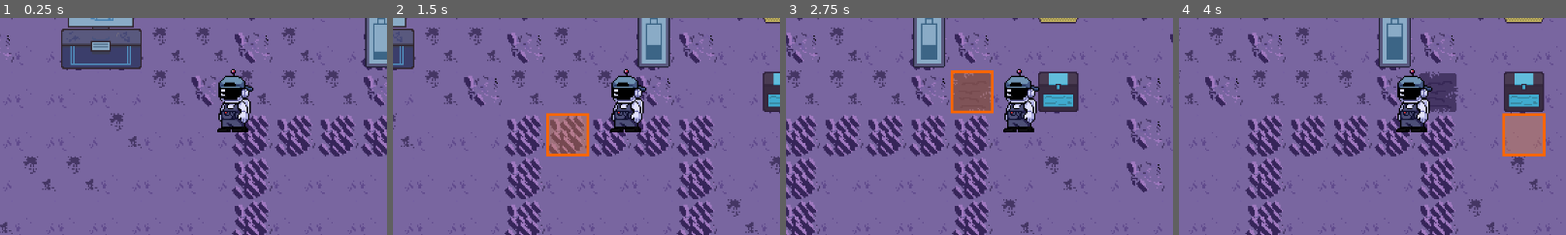
Above: before the commit, frames 1-4 (left to right).
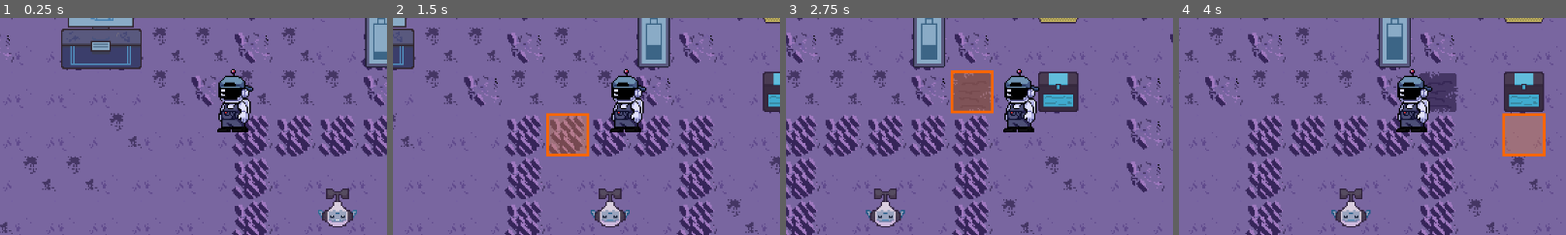
Above: after the commit, the same moments.

Repository: DevFTB/Moonbeam-Meadows
Game: Godot game, scene res://Level/moon.tscn
Same seed, same stepped clock (60 frames per second), same inputs: the game is played once before the commit and once after it.
Inputs (mouse positions are % of the whole screen's width and height, from its top left):
- Up to frame 1 (0.25 s): no input
- Up to frame 2 (1.5 s): tap Enter at 0.5 s; move the mouse to (72, 45) at 0.52 s; hold D (move_right) 0.53-1.25 s; hold E (interact) 0.53-1.25 s; click (72, 45) at 0.67 s; drag from (30, 55) to (54, 28) at 1.27 s
- Up to frame 3 (2.75 s): tap Space at 2 s; move the mouse to (60, 28) at 2.02 s; hold D (move_right) from 2.03 s (still down); hold 1 (select_tool1) from 2.03 s (still down); click (60, 28) at 2.17 s
- Up to frame 4 (4 s): release D (move_right) at 2.75 s; release 1 (select_tool1) at 2.75 s; drag from (45, 70) to (2, 28) at 2.77 s; move the mouse to (80, 65) at 3.52 s; hold A (move_left) from 3.53 s (still down); hold 3 (select_tool3) from 3.53 s (still down); click (80, 65) at 3.67 s
The pictures show only the part of the screen within x 20-70%, y 26-76%; the shares and areas given below are measured in that part.

The runs differ from the first frame. In frame 1, 1.0% of the frame differs, in the area x 82-93%, y 78-97%; in frame 2, 1.0%; in frame 3, 1.0%; in frame 4, 1.0%, in the area x 39-50%, y 78-97%.

Commit message:
robot emergency pathing

Diff:
--- a/Level/moon.tscn
+++ b/Level/moon.tscn
@@ -880,8 +880,6 @@
 [node name="Robots" type="Node2D" parent="."]
 
 [node name="WateringRobot" parent="Robots" instance=ExtResource("35_74b3b")]
-process_mode = 4
-visible = false
 
 [node name="HarvestingRobot" parent="Robots" instance=ExtResource("35_42xdg")]
 position = Vector2(624, 240)
--- a/Robots/HarvestingRobot/harvesting_robot.tscn
+++ b/Robots/HarvestingRobot/harvesting_robot.tscn
@@ -1,37 +1,14 @@
-[gd_scene load_steps=14 format=3 uid="uid://ddf6vsbhvrf"]
+[gd_scene load_steps=12 format=3 uid="uid://ddf6vsbhvrf"]
 
 [ext_resource type="Script" path="res://Robots/HarvestingRobot/HarvestingRobot.gd" id="1_jlpvt"]
 [ext_resource type="Resource" uid="uid://bj22gf230c1eh" path="res://Robots/HarvestingRobot/harvesting_robot_item.tres" id="2_yh3pa"]
+[ext_resource type="Material" uid="uid://d078y50m4caqj" path="res://Robots/dirt_particles.tres" id="3_mibab"]
 [ext_resource type="SpriteFrames" uid="uid://chcp5qw6tyuew" path="res://Robots/HarvestingRobot/harvesting_robot_sprite_frames.tres" id="3_pjssa"]
 [ext_resource type="Texture2D" uid="uid://b0e7iq0qo58q4" path="res://Robots/robot_track_particle.png" id="3_yovqt"]
 [ext_resource type="Script" path="res://Robots/RobotAnimationController.gd" id="4_kvdie"]
 [ext_resource type="Script" path="res://Robots/ProximityInteractor.gd" id="5_rak5r"]
 [ext_resource type="Theme" uid="uid://c2bxfvlq30rpq" path="res://GUI/gui_theme.tres" id="6_jat5i"]
 [ext_resource type="Script" path="res://Inventory/InventoryComponent.gd" id="7_xumjc"]
-
-[sub_resource type="Curve" id="Curve_a8we4"]
-max_value = 2.0
-_data = [Vector2(0.0157233, 1.09091), 0.0, 0.0, 0, 0, Vector2(0.327044, 0.709091), 0.0, 0.0, 0, 0, Vector2(1, 0.236364), 0.0, 0.0, 0, 0]
-point_count = 3
-
-[sub_resource type="CurveTexture" id="CurveTexture_k8kxl"]
-curve = SubResource("Curve_a8we4")
-
-[sub_resource type="ParticleProcessMaterial" id="ParticleProcessMaterial_5ymre"]
-emission_shape = 1
-emission_sphere_radius = 1.0
-particle_flag_disable_z = true
-spread = 180.0
-gravity = Vector3(0, 0, 0)
-initial_velocity_min = 27.61
-initial_velocity_max = 33.46
-angular_velocity_min = 15.97
-angular_velocity_max = 42.11
-orbit_velocity_min = 0.0
-orbit_velocity_max = 0.0
-scale_max = 1.56
-scale_curve = SubResource("CurveTexture_k8kxl")
-color = Color(0.521569, 0.466667, 0.521569, 1)
 
 [sub_resource type="CircleShape2D" id="CircleShape2D_we5yd"]
 
@@ -44,12 +21,13 @@
 collision_mask = 7
 motion_mode = 1
 script = ExtResource("1_jlpvt")
+movement_penalty = 0.5
 pickup_item = ExtResource("2_yh3pa")
 
 [node name="WheelParticlesLeft" type="GPUParticles2D" parent="."]
 position = Vector2(-12, -7)
 emitting = false
-process_material = SubResource("ParticleProcessMaterial_5ymre")
+process_material = ExtResource("3_mibab")
 texture = ExtResource("3_yovqt")
 lifetime = 0.4
 explosiveness = 0.73
@@ -58,14 +36,14 @@
 position = Vector2(13, -6)
 emitting = false
 amount = 20
-process_material = SubResource("ParticleProcessMaterial_5ymre")
+process_material = ExtResource("3_mibab")
 texture = ExtResource("3_yovqt")
 lifetime = 0.4
 
 [node name="RobotAnimationController" type="AnimatedSprite2D" parent="."]
 position = Vector2(0, -2)
 sprite_frames = ExtResource("3_pjssa")
-animation = &"powered"
+animation = &"power_up"
 script = ExtResource("4_kvdie")
 
 [node name="CollisionShape2D" type="CollisionShape2D" parent="."]
--- a/Robots/PathSelectionGUI.gd
+++ b/Robots/PathSelectionGUI.gd
@@ -6,7 +6,7 @@
 
 var dragging = false
 var last_mouse_pos : Vector2 = Vector2.ZERO
-var grid_positions: Array[Vector2] = []
+var grid_positions: Array[Vector2i] = []
 var current_robot = null
 var current_energy_station = null
 signal finished_editing
@@ -41,7 +41,7 @@
 	pass
 
 func check_pos(mouse_position: Vector2):
-	var new_point = Vector2(level.local_to_map(mouse_position))
+	var new_point = level.local_to_map(mouse_position)
 	var is_not_same = grid_positions.size() == 0 or grid_positions.back() != new_point
 	var is_traversible = level.get_cell_tile_data(0, new_point).get_custom_data("r_traversible")
 	var is_continuous = grid_positions.size() == 0 or (grid_positions.back() - new_point).length() == 1
--- a/Robots/Robot.gd
+++ b/Robots/Robot.gd
@@ -5,7 +5,7 @@
 @export var movement_penalty : float = 0.25
 @export var move_energy_cost = 1
 @export var action_energy_cost = 3
-@export var path : Array[Vector2] = []
+@export var path : Array[Vector2i] = []
 @export var energy_capacity = 30
 
 @export var pickup_item : InventoryItem
@@ -30,6 +30,8 @@
 var parent_energy_station = null
 
 var astar : AStarGrid2D
+
+var acted_last_tile = false
 
 func _ready():
 
@@ -50,6 +52,7 @@
 
 func _physics_process(_delta):
 	if is_navigation_finished:
+		acted_last_tile = false
 		# check if should power down
 		if powered:
 			if not has_energy() or path.size() <= 1:
@@ -76,30 +79,38 @@
 						var action_position = current_position + action
 						if can_do_action(action_position) and energy >= action_energy_cost:
 							do_action(action_position)
+							acted_last_tile = true
 
 					last_acted = current_position
+
 			else:
 				# temp path doesn't cost energy.
 				move_to_grid(temp_path.pop_front())
 	else:
+		if powered:
 		# movement code
-		if target_position != null:
-#			if direction == Vector2i.UP or direction == Vector2i.DOWN:
-#				if position.x - 16 % 32 != 0:
-#					position.x = floor(position.x / 32) * 32 + 16
-#			elif direction == Vector2i.LEFT or direction == Vector2i.RIGHT:
-#				if position.y - 16 % 32 != 0:
-#					position.y = floor(position.y / 32) * 32 + 16
-			var movement_delta = movement_speed * _delta * Vector2(direction)
-			var disp = (level.map_to_local(target_position)- Vector2(global_position) + movement_delta).length()
-			if disp < 5:
-				global_position = level.map_to_local(target_position)
+			if target_position != null :
+	#			if direction == Vector2i.UP or direction == Vector2i.DOWN:
+	#				if position.x - 16 % 32 != 0:
+	#					position.x = floor(position.x / 32) * 32 + 16
+	#			elif direction == Vector2i.LEFT or direction == Vector2i.RIGHT:
+	#				if position.y - 16 % 32 != 0:
+	#					position.y = floor(position.y / 32) * 32 + 16
+				var actual_movement_speed = movement_speed if not acted_last_tile else movement_speed * movement_penalty
+				var movement_delta = actual_movement_speed * _delta * Vector2(direction)
+				var disp = (level.map_to_local(target_position)- Vector2(global_position) + movement_delta).length()
+				if disp < 5:
+					global_position = level.map_to_local(target_position)
+					is_navigation_finished = true
+				else:
+					velocity = actual_movement_speed * direction
+					if temp_path.is_empty() and not path.is_empty():
+						if not path.has(get_current_position()):
+							print(get_current_position())
+							power_down()
+					move_and_slide()
+			else:
 				is_navigation_finished = true
-			else:
-				velocity = movement_speed * direction
-				move_and_slide()
-		else:
-			is_navigation_finished = true
 
 func can_do_action(grid_position: Vector2i)->bool:
 	return false
@@ -125,20 +136,21 @@
 		if powered:
 			power_down()
 
-func set_path(new_path: Array[Vector2]):
+func set_path(new_path: Array[Vector2i]):
 	path = new_path
 	check_power()
 	if powered:
-		move_to_grid(path[1])
-		path_index = 1
-	else:
-		path_index = 0
-
-	pass
+		move_to_grid(path[0])
+
+	path_index = 0
+	pass
+
 func on_move_start():
 	pass
+
 func snap_to_grid():
 	position = level.map_to_local(get_current_position())
+
 func move_to_grid(grid_position: Vector2i):
 	on_move_start()
 	snap_to_grid()
@@ -161,20 +173,20 @@
 	var deposit = {}
 	var unique_items = 0
 	var total_items = 0
-
-	for item_type in item_types:
-		var inv = inventories.filter(func(x): return x.inventory_type == item_type).front()
-		for item in inv.inventory:
-			print(inv.inventory[item], ", ", max_total_items-total_items)
-			var amnt =  min(inv.inventory[item], max_total_items-total_items)
-			if deposit.has(item):
-				deposit[item] += amnt
-			else:
-				deposit[item] = amnt
-				unique_items += 1
-			total_items += amnt
-			if unique_items >= max_unique_items or total_items >= max_total_items:
-				return deposit
+	if not inventories.is_empty():
+		for item_type in item_types:
+			var inv = inventories.filter(func(x): return x.inventory_type == item_type).front()
+			for item in inv.inventory:
+				print(inv.inventory[item], ", ", max_total_items-total_items)
+				var amnt =  min(inv.inventory[item], max_total_items-total_items)
+				if deposit.has(item):
+					deposit[item] += amnt
+				else:
+					deposit[item] = amnt
+					unique_items += 1
+				total_items += amnt
+				if unique_items >= max_unique_items or total_items >= max_total_items:
+					return deposit
 
 	return deposit
 func confirm_deposit(deposit: Dictionary):
--- a/Robots/WateringRobot.gd
+++ b/Robots/WateringRobot.gd
@@ -13,3 +13,13 @@
 	if level.water_land(grid_position):
 		water_tank -= 1
 		super.do_action(grid_position)
+
+func power_down():
+	$WheelParticlesLeft.emitting = false
+	$WheelParticlesRight.emitting = false
+	super.power_down()
+
+func on_move_start():
+	$WheelParticlesLeft.emitting = true
+	$WheelParticlesRight.emitting = true
+	super.on_move_start()
--- a/Robots/WateringRobot/watering_robot.tscn
+++ b/Robots/WateringRobot/watering_robot.tscn
@@ -6,6 +6,8 @@
 [ext_resource type="Script" path="res://Robots/RobotAnimationController.gd" id="4_hcc7j"]
 [ext_resource type="Script" path="res://Robots/ProximityInteractor.gd" id="5_ec7cp"]
 [ext_resource type="Theme" uid="uid://c2bxfvlq30rpq" path="res://GUI/gui_theme.tres" id="6_ytyqn"]
+[ext_resource type="Material" uid="uid://dr3dij87njljy" path="res://Robots/hover_particles.tres" id="7_jsnu2"]
+[ext_resource type="Texture2D" uid="uid://p4ionyuu6ioc" path="res://Robots/robot_hover_particle.png" id="9_l2v5t"]
 
 [sub_resource type="CircleShape2D" id="CircleShape2D_we5yd"]
 
@@ -18,7 +20,24 @@
 collision_mask = 7
 motion_mode = 1
 script = ExtResource("1_lu0el")
+movement_penalty = 0.85
 pickup_item = ExtResource("2_6mc4g")
+
+[node name="WheelParticlesLeft" type="GPUParticles2D" parent="."]
+position = Vector2(-9, 2)
+emitting = false
+process_material = ExtResource("7_jsnu2")
+texture = ExtResource("9_l2v5t")
+lifetime = 0.4
+explosiveness = 0.73
+
+[node name="WheelParticlesRight" type="GPUParticles2D" parent="."]
+position = Vector2(7, 3)
+emitting = false
+amount = 20
+process_material = ExtResource("7_jsnu2")
+texture = ExtResource("9_l2v5t")
+lifetime = 0.4
 
 [node name="RobotAnimationController" type="AnimatedSprite2D" parent="."]
 position = Vector2(0, -10)
--- /dev/null
+++ b/Robots/dirt_particles.tres
@@ -0,0 +1,25 @@
+[gd_resource type="ParticleProcessMaterial" load_steps=3 format=3 uid="uid://d078y50m4caqj"]
+
+[sub_resource type="Curve" id="Curve_a8we4"]
+max_value = 2.0
+_data = [Vector2(0.0157233, 1.09091), 0.0, 0.0, 0, 0, Vector2(0.327044, 0.709091), 0.0, 0.0, 0, 0, Vector2(1, 0.236364), 0.0, 0.0, 0, 0]
+point_count = 3
+
+[sub_resource type="CurveTexture" id="CurveTexture_uw4ky"]
+curve = SubResource("Curve_a8we4")
+
+[resource]
+emission_shape = 1
+emission_sphere_radius = 1.0
+particle_flag_disable_z = true
+spread = 180.0
+gravity = Vector3(0, 0, 0)
+initial_velocity_min = 27.61
+initial_velocity_max = 33.46
+angular_velocity_min = 15.97
+angular_velocity_max = 42.11
+orbit_velocity_min = 0.0
+orbit_velocity_max = 0.0
+scale_max = 1.56
+scale_curve = SubResource("CurveTexture_uw4ky")
+color = Color(0.521569, 0.466667, 0.521569, 1)
--- /dev/null
+++ b/Robots/hover_particles.tres
@@ -0,0 +1,21 @@
+[gd_resource type="ParticleProcessMaterial" load_steps=3 format=3 uid="uid://dr3dij87njljy"]
+
+[sub_resource type="Curve" id="Curve_tl454"]
+_data = [Vector2(0.00314465, 0.181818), 0.0, 0.0, 0, 0, Vector2(0.993711, 0.727273), 0.0, 0.0, 0, 0]
+point_count = 2
+
+[sub_resource type="CurveTexture" id="CurveTexture_5v4an"]
+curve = SubResource("Curve_tl454")
+
+[resource]
+emission_shape = 3
+emission_box_extents = Vector3(1, 1, 1)
+particle_flag_disable_z = true
+direction = Vector3(0, 1, 0)
+gravity = Vector3(0, 0, 0)
+initial_velocity_max = 11.7
+orbit_velocity_min = 0.0
+orbit_velocity_max = 0.0
+scale_min = 0.7
+scale_max = 0.7
+scale_curve = SubResource("CurveTexture_5v4an")
Not shown: 1 places in Robots/WateringRobot/watering_robot.tscn that only renumber resources
Binary file added: Robots/robot_hover_particle.png
Not shown, added: Robots/robot_hover_particle.png.import
